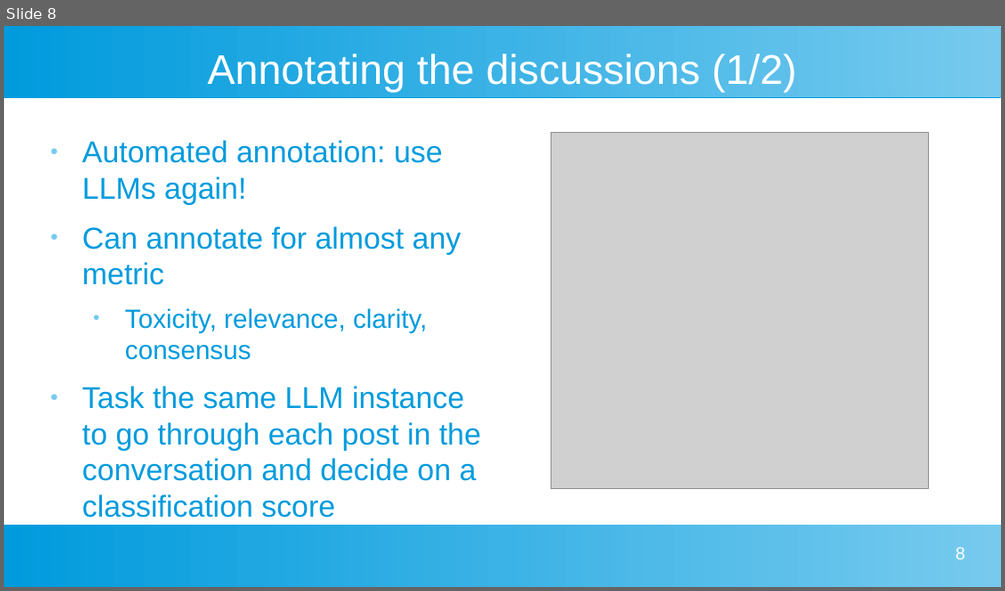
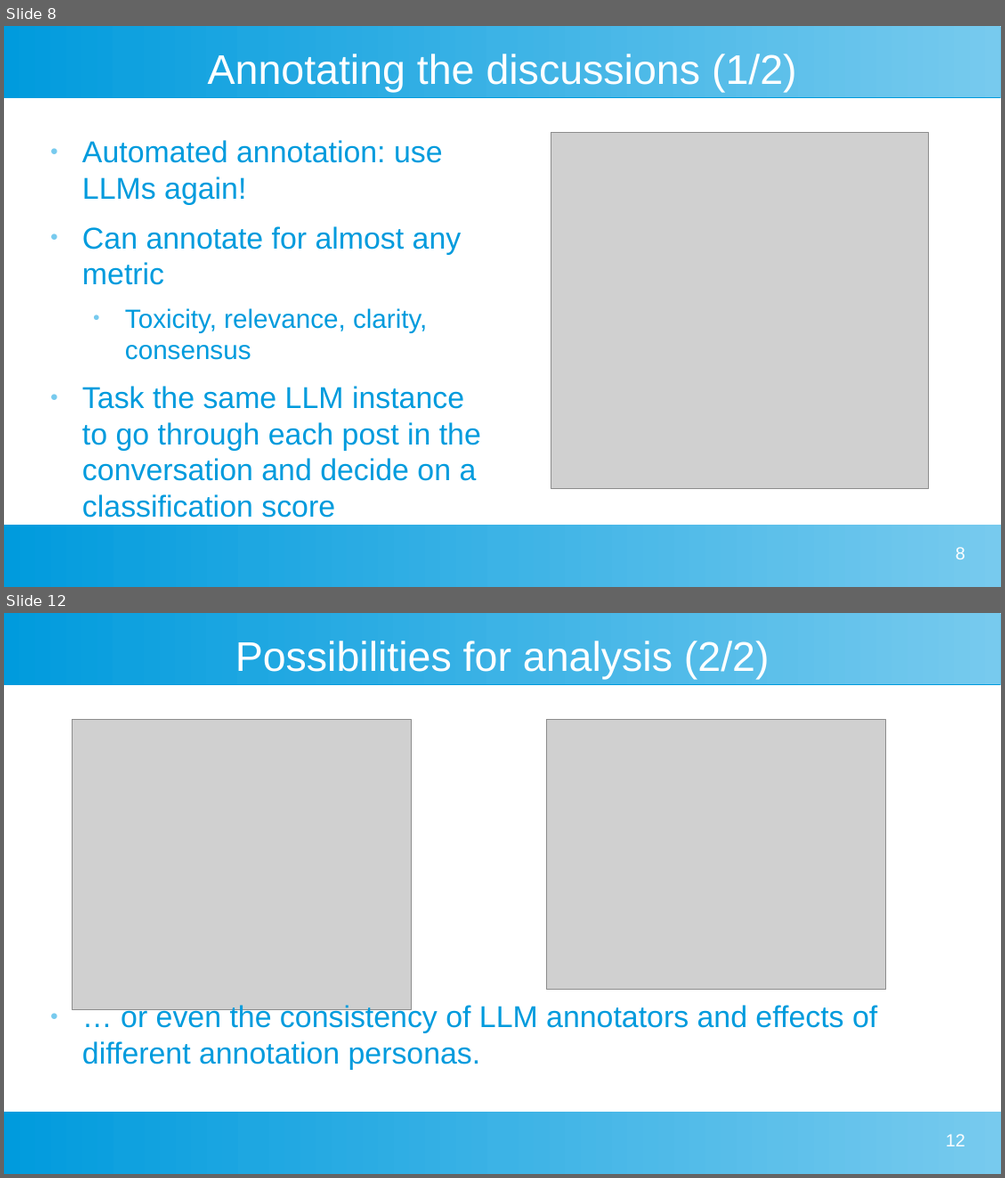
Before and after one commit to dimits-ts/llm_moderation_research, a slide deck: presentations/project_goals.odp. Shown one above the other, each under a label of ours: slide 8 before the commit, slides 8 and 12 after it; the slides between them are not shown. The pictures are 1005x591 and 1005x1178 pixels, drawn with LibreOffice and Linux fonts; fonts in the diff are those of the drawing; grey boxes stand for pictures. Boxes give left, top, right and bottom in pixels: in the first picture for what was removed or moved away, otherwise in the second. Text is boxed around its words. In the diff, an @@ line names an element or a change of style, - is before the commit and + after.

```diff
--- a/presentations/project_goals.odp
+++ b/presentations/project_goals.odp
@@ slide 12 added at (x1=4, y1=613, x2=1001, y2=1174), background #FFFFFF; not listed: 2 template elements that a slide beside it also shows @@
@@ title added at (x1=235, y1=641, x2=769, y2=679), 33 pt, text #FFFFFF @@
+Possibilities for analysis (2/2)
@@ picture added at (x1=72, y1=720, x2=411, y2=1009) @@
@@ picture added at (x1=547, y1=720, x2=886, y2=989) @@
@@ text added at (x1=82, y1=1003, x2=877, y2=1070), 24 pt, text #009BDD @@
+● … or even the consistency of LLM annotators and effects of different annotation personas.
@@ page number added at (x1=946, y1=1134, x2=965, y2=1146), 14 pt, text #FFFFFF @@
+12
```
Also in this commit, not shown: 2 slides changed, 7 other slides added, 3 slides removed, 2 other files.
